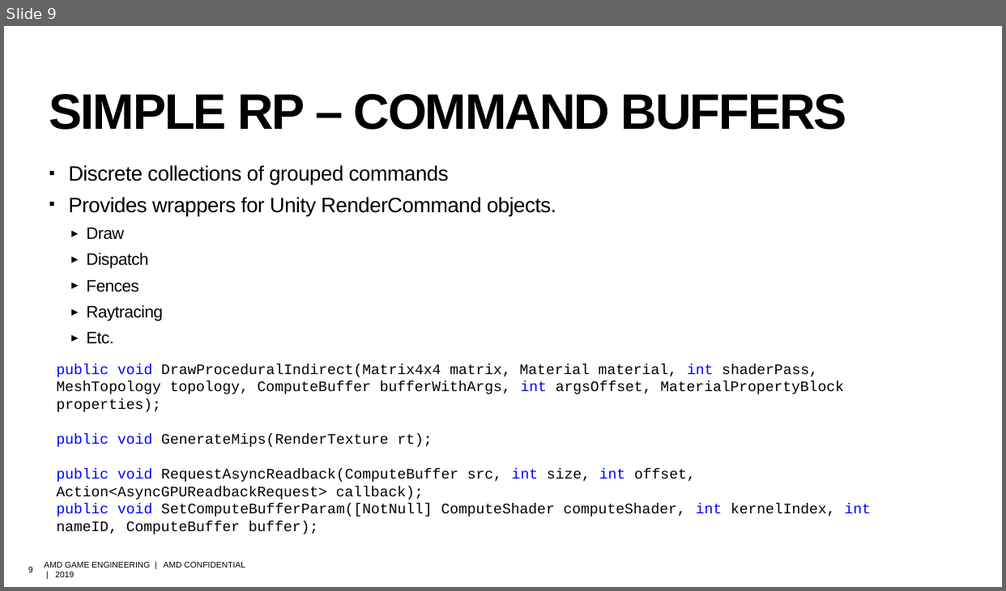
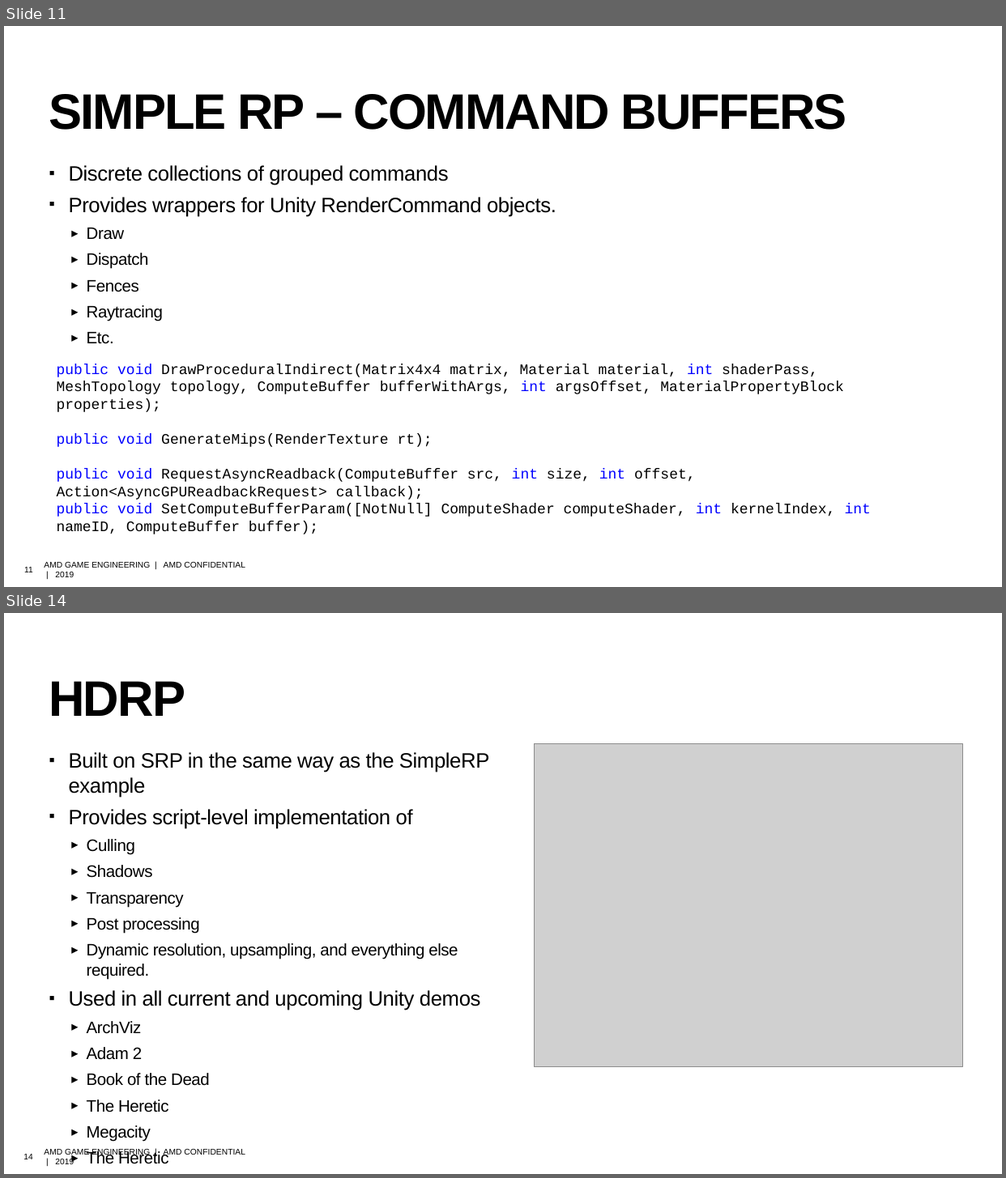
Before and after one commit to david-lively/CustomSRP, a slide deck: HDRP.pptx. Shown one above the other, each under a label of ours: slide 9 before the commit, slides 11 and 14 after it; the slides between them are not shown. The pictures are 1006x591 and 1006x1178 pixels, drawn with LibreOffice and Linux fonts; fonts in the diff are those of the drawing; grey boxes stand for pictures; background and template pictures are left out. Boxes give left, top, right and bottom in pixels: in the first picture for what was removed or moved away, otherwise in the second. Text is boxed around its words. In the diff, an @@ line names an element or a change of style, - is before the commit and + after.

```diff
--- a/HDRP.pptx
+++ b/HDRP.pptx
@@ slide 14 added at bbox=[4, 613, 1002, 1174], background picture (left out); not listed: 2 template elements that a slide beside it also shows @@
@@ title added at bbox=[49, 681, 185, 716], 48 pt, text #000000, bold @@
+HDRP
@@ text added at bbox=[69, 752, 490, 1113], 16 pt, text #000000 @@
+▪ Built on SRP in the same way as the SimpleRP example
+▪ Provides script-level implementation of
+  ▸ Culling
+  ▸ Shadows
+  ▸ Transparency
+  ▸ Post processing
+  ▸ Dynamic resolution, upsampling, and everything else required.
+▪ Used in all current and upcoming Unity demos
+  ▸ ArchViz
+  ▸ Adam 2
+  ▸ Book of the Dead
+  ▸ The Heretic
+  ▸ Megacity
+  ▸ The Heretic
@@ picture added at bbox=[534, 744, 963, 1067] @@
@@ what was slide 9 is now slide 11 @@
@@ page number at bbox=[24, 567, 33, 573]: text changed @@
-9
+11
```
Also in this commit, not shown: 6 slides changed, 3 other slides added, 2 other files.
